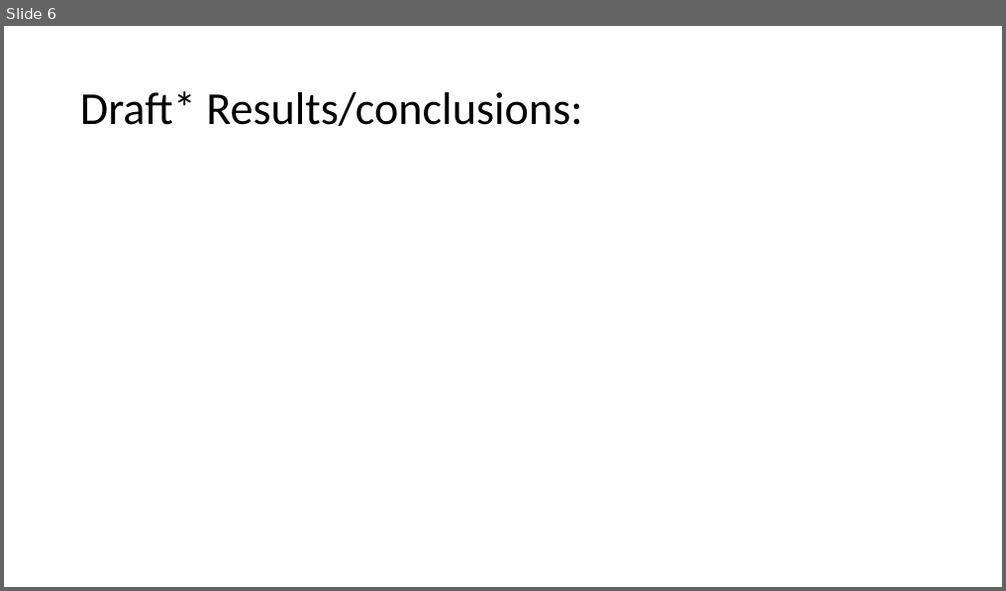
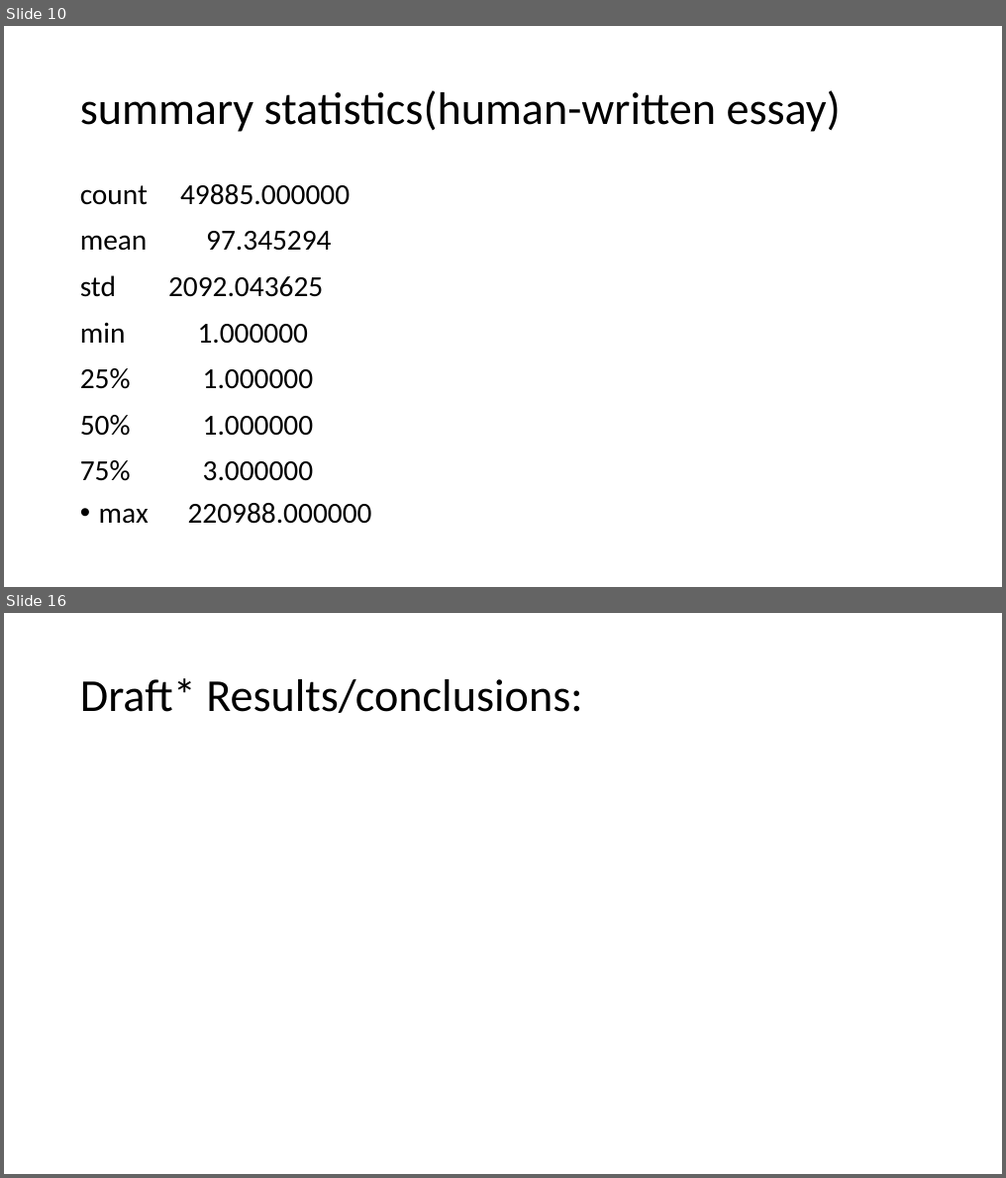
Before and after one commit to christiebarron/aiTextDetector, a slide deck: projectPlanning/project1Presentation.pptx. Shown one above the other, each under a label of ours: slide 6 before the commit, slides 10 and 16 after it; the slides between them are not shown. The pictures are 1006x591 and 1006x1178 pixels, drawn with LibreOffice and Linux fonts; fonts in the diff are those of the drawing. Boxes give left, top, right and bottom in pixels: in the first picture for what was removed or moved away, otherwise in the second. Text is boxed around its words. In the diff, an @@ line names an element or a change of style, - is before the commit and + after.

```diff
--- a/projectPlanning/project1Presentation.pptx
+++ b/projectPlanning/project1Presentation.pptx
@@ slide 10 added at (x1=4, y1=26, x2=1002, y2=587), background #FFFFFF @@
@@ title added at (x1=80, y1=90, x2=841, y2=132), 44 pt, text #000000 @@
+summary statistics(human-written essay)
@@ text added at (x1=80, y1=184, x2=372, y2=524), 28 pt, text #000000 @@
+• count 49885.000000
+  mean 97.345294
+  std 2092.043625
+  min 1.000000
+  25% 1.000000
+  50% 1.000000
+  75% 3.000000
+  max 220988.000000
@@ what was slide 6 is now slide 16 @@
```
Also in this commit, not shown: 4 slides changed, 10 other slides added, 1 slide removed, 13 other files.
